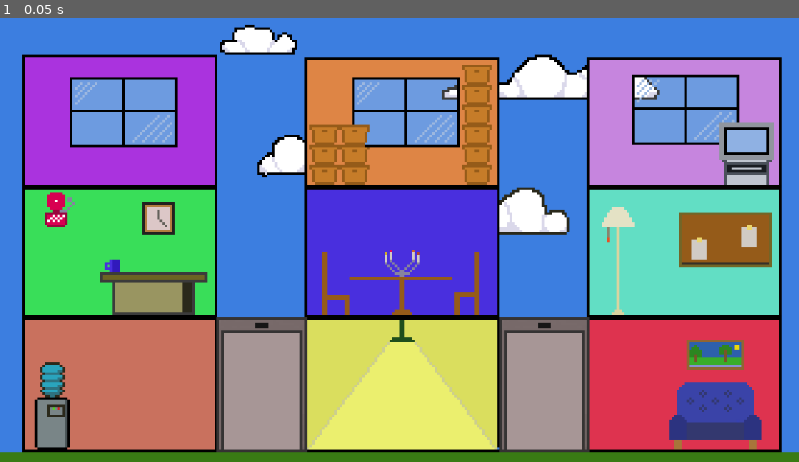
Above: before the commit, frame 1.
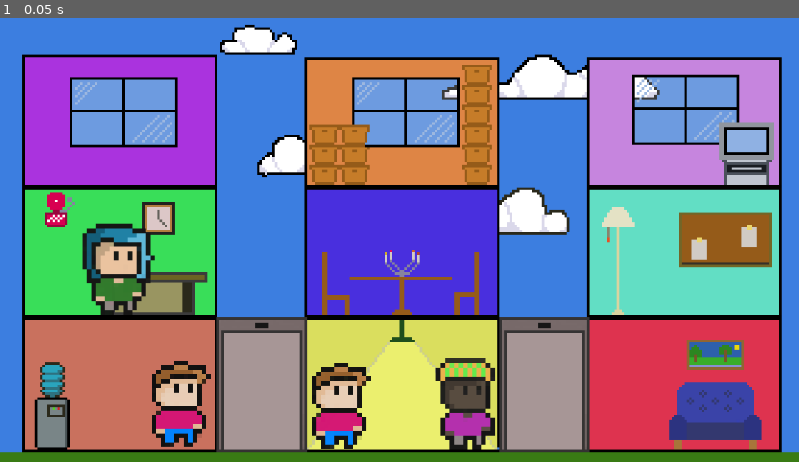
Above: after the commit, the same moment.

Repository: gunarp/gjds-game-jam2
Game: Godot game, scene res://scenes/main.tscn
Same seed, same stepped clock (60 frames per second), same inputs: the game is played once before the commit and once after it.
Inputs:
- Up to frame 1 (0.05 s): no input

The runs differ from the first frame. In frame 1, 4.9% of the frame differs, in the area x 10-62%, y 46-98%.

Commit message:
add some comments

Diff:
--- a/scenes/levels/level_1.tscn
+++ b/scenes/levels/level_1.tscn
@@ -42,10 +42,9 @@
 elevator_designation = 1
 
 [node name="Node2D" type="Node2D" parent="."]
-visible = false
 
 [node name="Sprite2D" type="Sprite2D" parent="Node2D"]
-position = Vector2(374, 566)
+position = Vector2(258, 564)
 scale = Vector2(6.55043, 6.55043)
 texture = ExtResource("5_oc4kc")
 
@@ -55,7 +54,7 @@
 texture = ExtResource("5_oc4kc")
 
 [node name="Sprite2D3" type="Sprite2D" parent="Node2D"]
-position = Vector2(583, 564)
+position = Vector2(171, 370)
 scale = Vector2(6.55043, 6.55043)
 texture = ExtResource("6_s8va5")
 
--- a/scripts/game/cool_queue.gd
+++ b/scripts/game/cool_queue.gd
@@ -27,6 +27,10 @@
   return true
 
 
+func get_size() -> int:
+  return internal_array.size()
+
+
 # Called to render the room state (passengers inside the room)
 func get_passengers() -> Dictionary[int, Passenger]:
   return internal_array.duplicate()
--- a/scripts/game/level_state.gd
+++ b/scripts/game/level_state.gd
@@ -27,6 +27,8 @@
   # populate rooms based on serialized data
   #   - need a way to figure out where the rooms are in the map
   # print(level_state.buildings[0].rooms[0])
+
+  # should also register callbacks with elevator
   pass
 
 
@@ -34,4 +36,28 @@
   # provide floor they're on, and if they're holding any passengers, what direction they're opening the door
   # also which elevator it is (Left or right)
   # level state will take care of knowing which building they're next to
+
+  # when elevator open, level state figures out room is to left or right of elevator
+  # does level state keep track of buildings
+
+  # elevator open called
+  # somehow, need this information from elevator
+  # which elevator [left right]
+  # what floor [elevator provides]
+  # what passenger [if any in elevator]
+  # what direction [left right]
+  # then, get this from internal
+  # based on which elevator is calling, and which direction it is opening,
+  # identify which building that corresponds to (left elevator, open left goes to building 0)
+  # for that building, get room that is on that floor [could be none]
+  # if someone in elevator, then unload procedure
+  #   pass them into the room, move the passenger sfrom the elevator to room ownership
+  #     under the hood, room puts passenger into internal CoolQueue [direction required]
+  # if no one in elevator, begin load procedure
+  #   pop from the room, move passenger from the room into the elevator [direction required]
+  #   takes passenger and makes child of elevator
+  # add_child
+  # remove_child
+
+  #
   return null
--- a/scripts/game/room.gd
+++ b/scripts/game/room.gd
@@ -4,17 +4,11 @@
 
 # TODO: turn room_number into @onready ? or @export ??
 @export var room_number: int
-var floor_number = 0 # not sure about this part yet.
-var queue: Array[Passenger] = []
 var cool_queue: CoolQueue
-var max_size = 10
 
 # may want a flag for when a room is being adjusted,
 # so we don't have two processes writing to the same queue at once?
 enum STATE {IDLE, ADJUSTING}
-
-func _to_string() -> String:
-  return "Room " + str(room_number) + ": " + str(queue)
 
 # init function to set room_number?
 func _init(room_num: int):
@@ -33,6 +27,9 @@
 
 # TODO: gain from elevator and put into back of queue
 func gain_passenger():
+  # When passenger arrives, check destination of passenger
+  # if passenger desitnation is this room, set passenger to arrived
+  # and send a signal out to level_state that an arrival happened
   pass
 
 # checks if the newly arrived person is in the correct room
@@ -41,16 +38,16 @@
 func is_complete(passenger: int) -> void:
   pass
 
-func _on_elevator_left_door_opened(dest_floor: int) -> void:
-  print("room noticed elevator left door opened!")
-  if dest_floor == room_number:
-    print("yay! time to move people around in room %s" % str(room_number))
-  else:
-    print("ignorning elevator calls")
+# func _on_elevator_left_door_opened(dest_floor: int) -> void:
+#   print("room noticed elevator left door opened!")
+#   if dest_floor == room_number:
+#     print("yay! time to move people around in room %s" % str(room_number))
+#   else:
+#     print("ignorning elevator calls")
 
-func _on_elevator_right_door_opened(dest_floor: int) -> void:
-  print("room noticed elevator right door opened!")
-  if dest_floor == room_number:
-    print("yay! time to move people around in room %s" % str(room_number))
-  else:
-    print("ignorning elevator calls")
+# func _on_elevator_right_door_opened(dest_floor: int) -> void:
+#   print("room noticed elevator right door opened!")
+#   if dest_floor == room_number:
+#     print("yay! time to move people around in room %s" % str(room_number))
+#   else:
+#     print("ignorning elevator calls")
